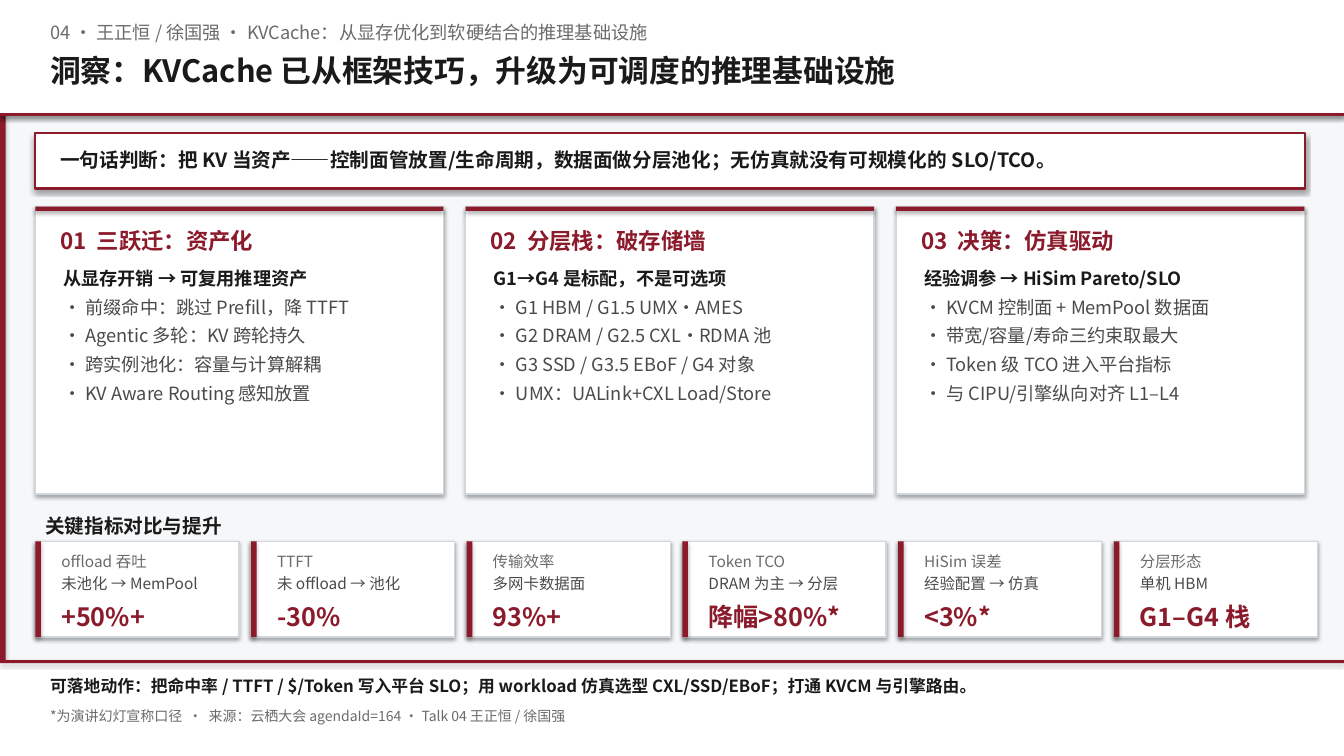
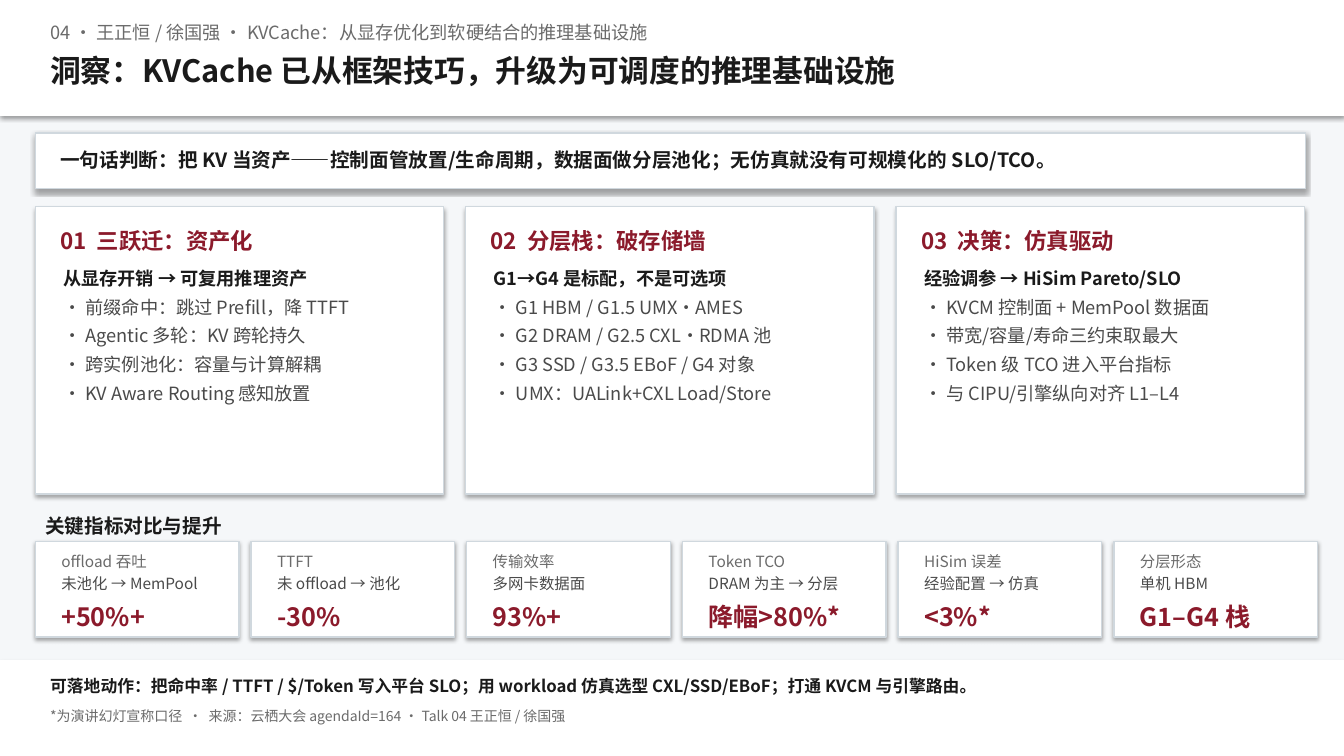
Before and after one commit to Annie-Summer/Kthena, a slide deck: slide 1 of yunqi-2026-cipu-forum/docs/洞察一页-04-KVCache推理基础设施.pptx. Drawn at 1344x756 pixels with LibreOffice and Linux fonts; fonts in the diff are those of the drawing. Boxes give left, top, right and bottom in pixels: in the first picture for what was removed or moved away, otherwise in the second. Text is boxed around its words. In the diff, an @@ line names an element or a change of style, - is before the commit and + after.

```diff
--- a/yunqi-2026-cipu-forum/docs/洞察一页-04-KVCache推理基础设施.pptx
+++ b/yunqi-2026-cipu-forum/docs/洞察一页-04-KVCache推理基础设施.pptx
@@ rectangle removed at bbox=[0, 0, 6, 756] @@
@@ rectangle removed at bbox=[0, 113, 1344, 116] @@
@@ rectangle at bbox=[35, 133, 1306, 189]: outline #8B1A2B 1.5 pt to #D0D8DE 1 pt @@
@@ rectangle removed at bbox=[35, 207, 444, 211] @@
@@ rectangle removed at bbox=[466, 207, 874, 211] @@
@@ rectangle removed at bbox=[896, 207, 1305, 211] @@
@@ rectangle removed at bbox=[35, 541, 41, 637] @@
@@ rectangle removed at bbox=[251, 541, 257, 637] @@
@@ rectangle removed at bbox=[467, 541, 473, 637] @@
@@ rectangle removed at bbox=[683, 541, 689, 637] @@
@@ rectangle removed at bbox=[898, 541, 904, 637] @@
@@ rectangle removed at bbox=[1114, 541, 1120, 637] @@
@@ rectangle removed at bbox=[0, 660, 1344, 663] @@
```
Also in this commit, not shown: 5 other files.
